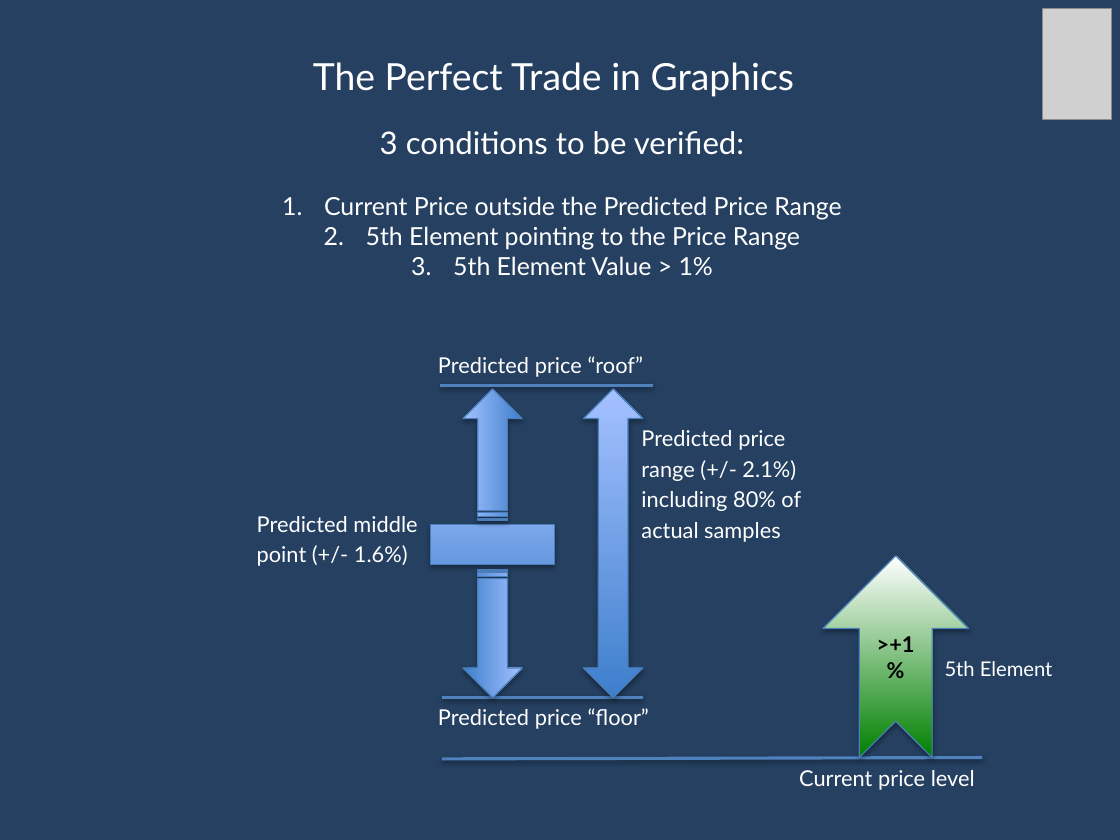
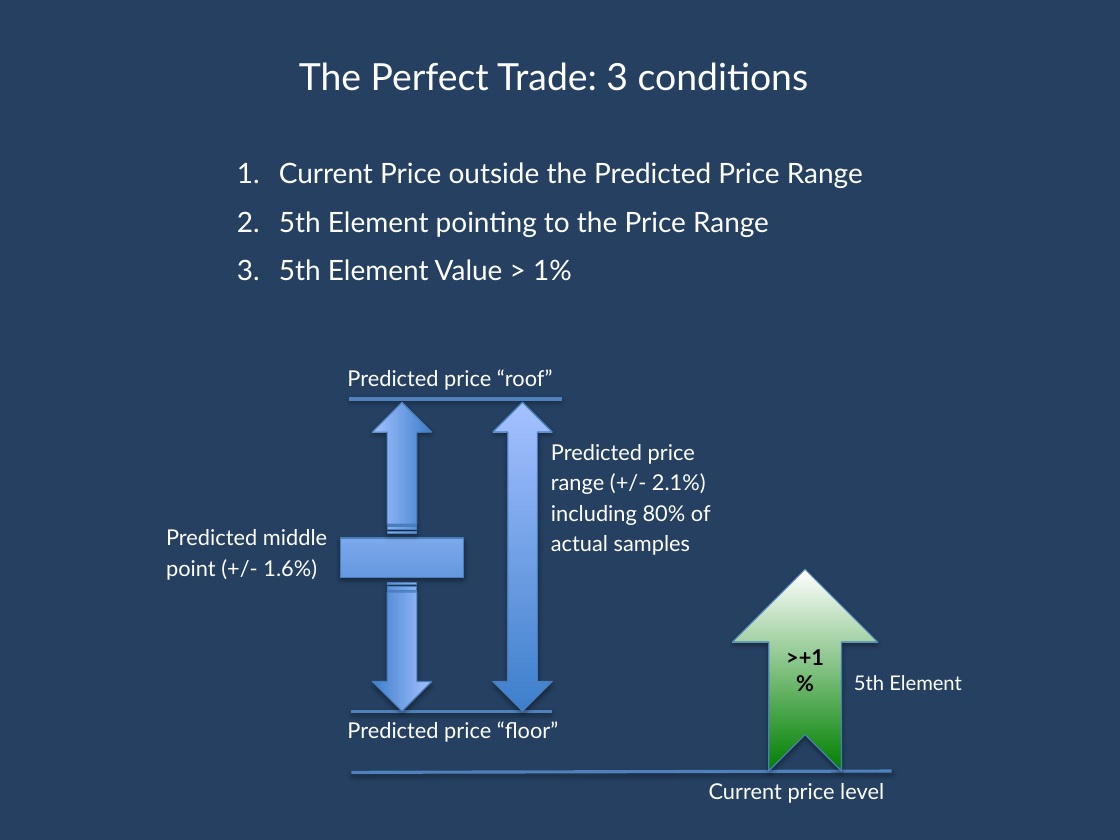
Before and after one commit to marcolunardi/metis, a slide deck: slide 7 of final_project/Metis Kojak.pptx. Drawn at 1120x840 pixels with LibreOffice and Linux fonts; fonts in the diff are those of the drawing; grey boxes stand for pictures. Boxes give left, top, right and bottom in pixels: in the first picture for what was removed or moved away, otherwise in the second. Text is boxed around its words. In the diff, an @@ line names an element or a change of style, - is before the commit and + after.

```diff
--- a/final_project/Metis Kojak.pptx
+++ b/final_project/Metis Kojak.pptx
@@ picture removed at (1043, 9, 1111, 120) @@
@@ text at (299, 62, 809, 91): text changed @@
-The Perfect Trade in Graphics
+The Perfect Trade: 3 conditions
@@ text at (380, 131, 744, 155): paragraph removed @@
-3 conditions to be verified:
@@ text "Current Price outside the Predicted ...": place and size @@
-text "Current Price outside the Predicted ..." at (324, 131, 841, 276)
+text "Current Price outside the Predicted ..." at (279, 162, 863, 281)
@@ text "Current Price outside the Predicted ..." at (279, 162, 863, 281): size 16 to 18 pt; alignment centre to justified @@
@@ 6 texts, 3 lines, 2 striped right arrows, 1 notched right arrow, 1 up down arrow, 1 math minus: place and size @@
-6 texts, 3 lines, 2 striped right arrows, 1 notched right arrow, 1 up down arrow, 1 math minus at (257, 356, 1053, 790)
+6 texts, 3 lines, 2 striped right arrows, 1 notched right arrow, 1 up down arrow, 1 math minus at (166, 369, 962, 803)
```
Also in this commit, not shown: 8 other slides changed, 4 other files.
